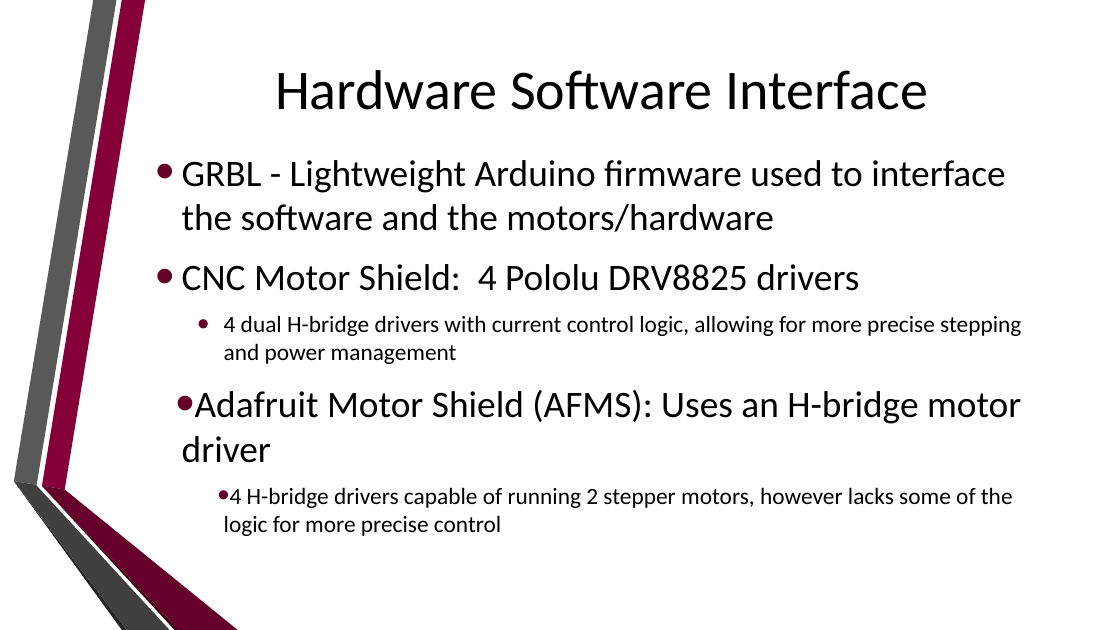
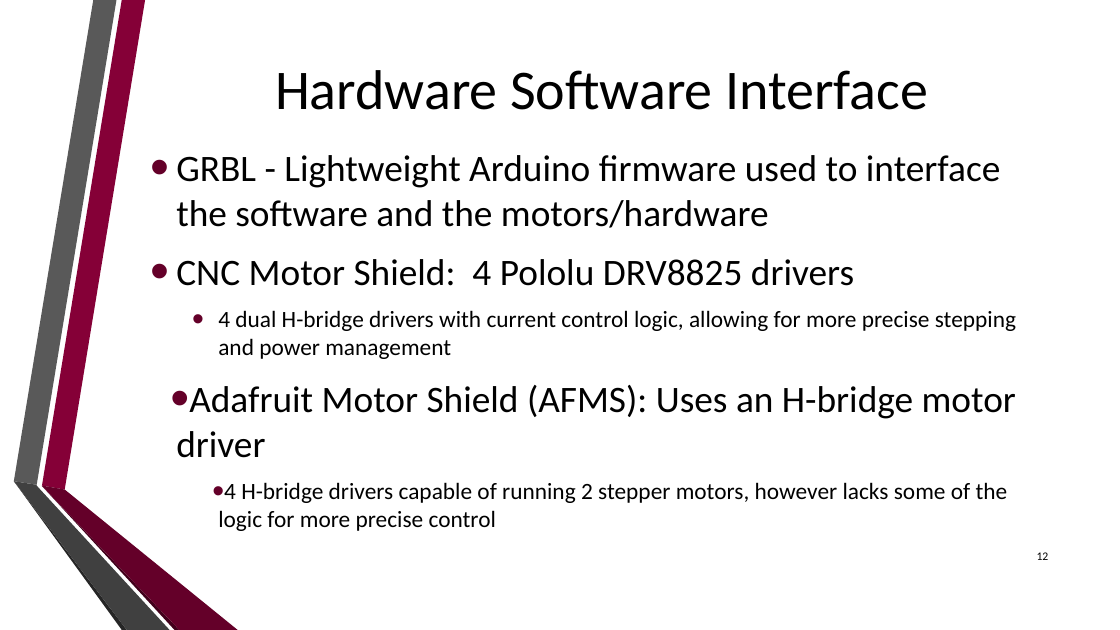
Before and after one commit to dan-olsen/SeniorDesign, a slide deck: slide 12 of Presentations/DesignPres/DesignPres-75.pptx. Drawn at 1120x630 pixels with LibreOffice and Linux fonts; fonts in the diff are those of the drawing; background and template pictures are left out. Boxes give left, top, right and bottom in pixels: in the first picture for what was removed or moved away, otherwise in the second. Text is boxed around its words. In the diff, an @@ line names an element or a change of style, - is before the commit and + after.

```diff
--- a/Presentations/DesignPres/DesignPres-75.pptx
+++ b/Presentations/DesignPres/DesignPres-75.pptx
@@ text "GRBL - Lightweight Arduino firmware ...": place and size @@
-text "GRBL - Lightweight Arduino firmware ..." at (182,160,1021,536)
+text "GRBL - Lightweight Arduino firmware ..." at (176,155,1016,531)
@@ page number added at (1037,552,1049,560), 10 pt, text #000000 @@
+12
```
Also in this commit, not shown: 6 other slides changed.
